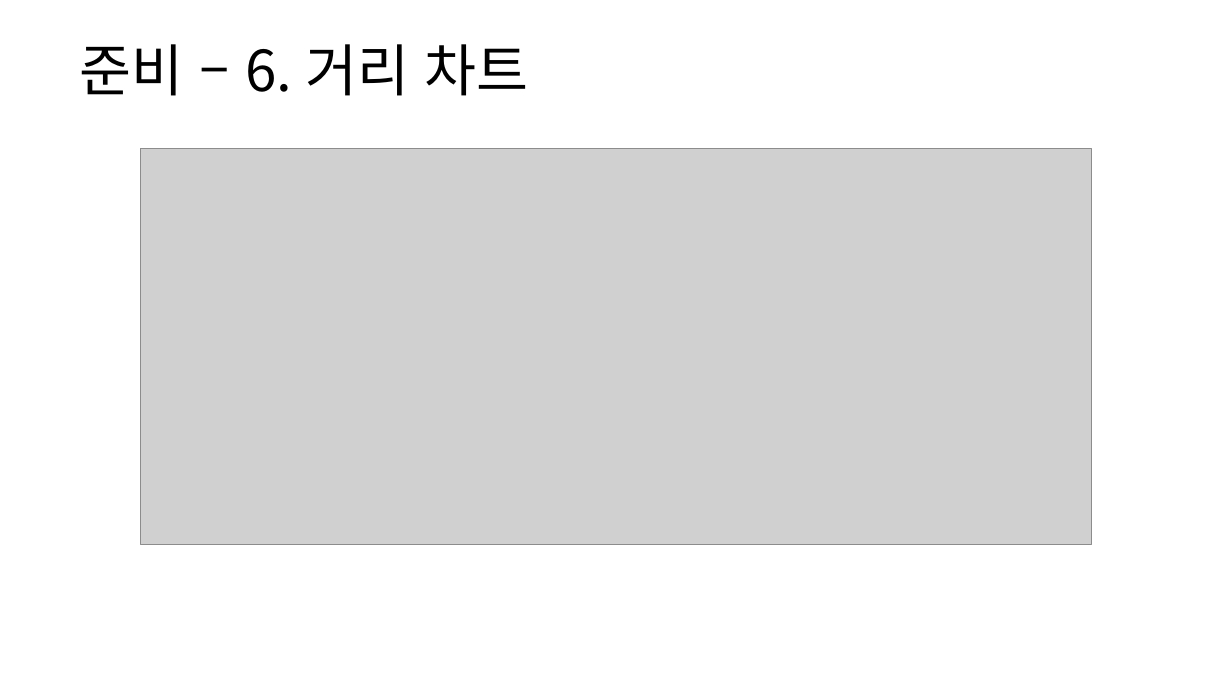
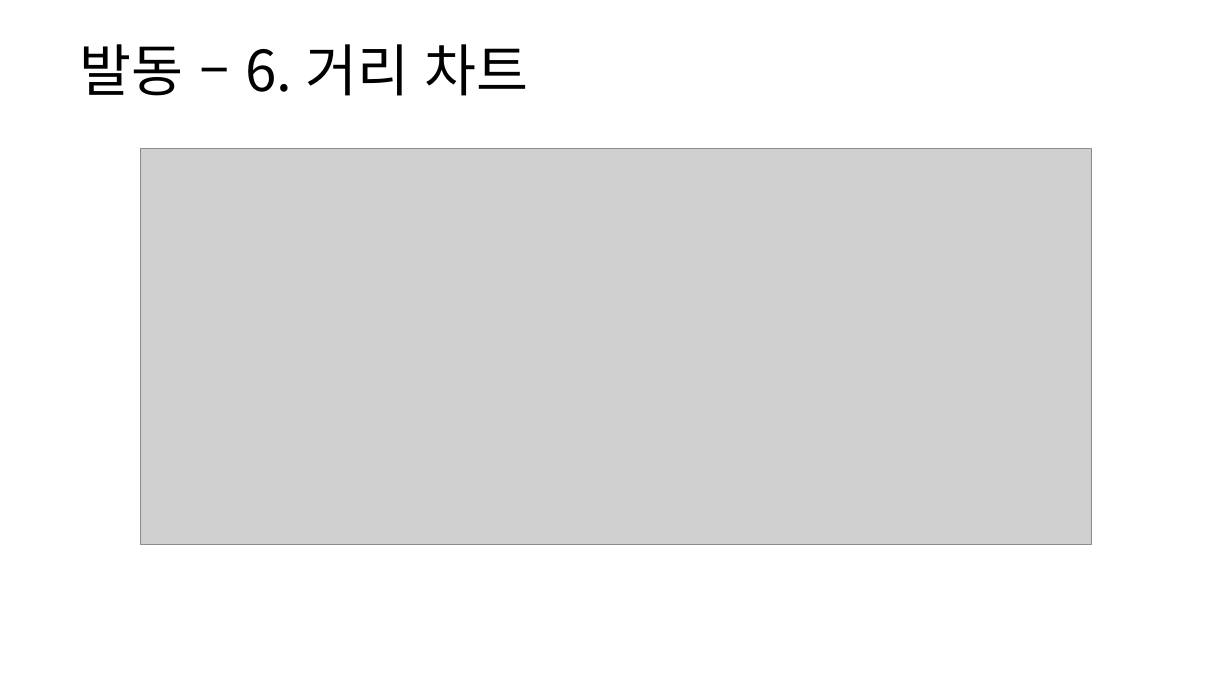
Before and after one commit to yjk0401/unityenginebasic_9th, a slide deck: slide 34 of 기획/방랑엽사전/스킬 시스템 기획서.pptx. Drawn at 1232x693 pixels with LibreOffice and Linux fonts; fonts in the diff are those of the drawing; grey boxes stand for pictures. Boxes give left, top, right and bottom in pixels: in the first picture for what was removed or moved away, otherwise in the second. Text is boxed around its words. In the diff, an @@ line names an element or a change of style, - is before the commit and + after.

```diff
--- a/기획/방랑엽사전/스킬 시스템 기획서.pptx
+++ b/기획/방랑엽사전/스킬 시스템 기획서.pptx
@@ text at [79,44,529,96]: text changed @@
-준비 – 6. 거리 차트
+발동 – 6. 거리 차트
```
Also in this commit, not shown: 3 other files.
